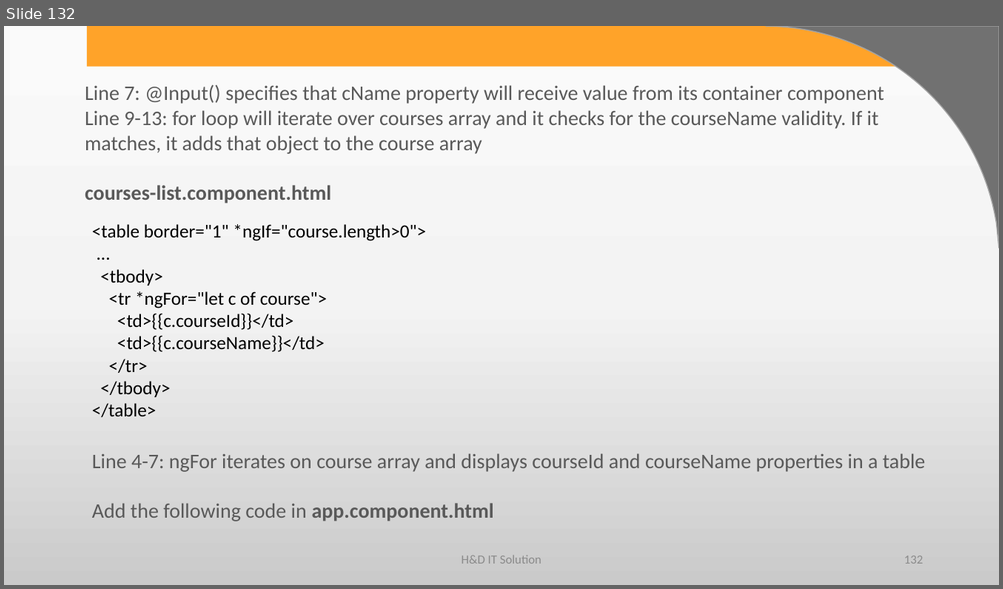
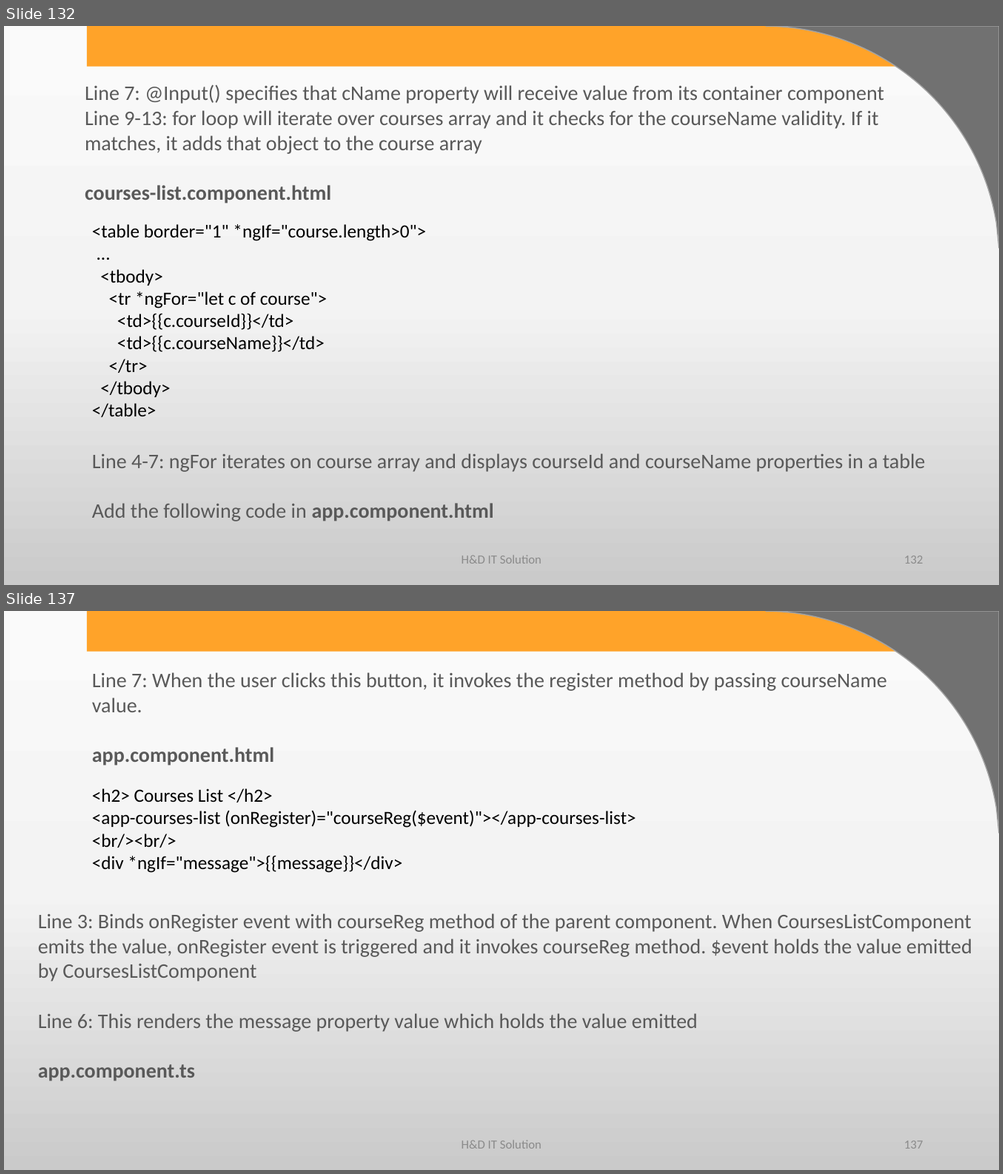
Before and after one commit to harshadasawant/infiniteAngular, a slide deck: ppt/ANGULAR.pptx. Shown one above the other, each under a label of ours: slide 132 before the commit, slides 132 and 137 after it; the slides between them are not shown. The pictures are 1003x589 and 1003x1174 pixels, drawn with LibreOffice and Linux fonts; fonts in the diff are those of the drawing; background and template pictures are left out. Boxes give left, top, right and bottom in pixels: in the first picture for what was removed or moved away, otherwise in the second. Text is boxed around its words. In the diff, an @@ line names an element or a change of style, - is before the commit and + after.

Commit message:
send data from parent to child and child to parent

```diff
--- a/ppt/ANGULAR.pptx
+++ b/ppt/ANGULAR.pptx
@@ slide 137 added at (x1=4, y1=611, x2=999, y2=1170), background gradient #FBFBFB to #F4F4F4 to #CBCBCB; not listed: 2 template elements that a slide beside it also shows @@
@@ text added at (x1=92, y1=672, x2=887, y2=766), 20 pt, text #595959 @@
+Line 7: When the user clicks this button, it invokes the register method by passing courseName value.
+app.component.html
@@ text added at (x1=92, y1=789, x2=636, y2=873), 18 pt, text #000000 @@
+<h2> Courses List </h2>
+<app-courses-list (onRegister)="courseReg($event)"></app-courses-list>
+<br/><br/>
+<div *ngIf="message">{{message}}</div>
@@ text added at (x1=38, y1=914, x2=972, y2=1082), 20 pt, text #595959 @@
+Line 3: Binds onRegister event with courseReg method of the parent component. When CoursesListComponent emits the value, onRegister event is triggered and it invokes courseReg method. $event holds the value emitted by CoursesListComponent
+Line 6: This renders the message property value which holds the value emitted
+app.component.ts
@@ text added at (x1=461, y1=1141, x2=541, y2=1149), 12 pt, text #8C8C8C @@
+H&D IT Solution
@@ page number added at (x1=904, y1=1141, x2=922, y2=1149), 12 pt, text #8C8C8C @@
+137
```
Also in this commit, not shown: 1 slide changed, 21 other slides added, 9 other files.
